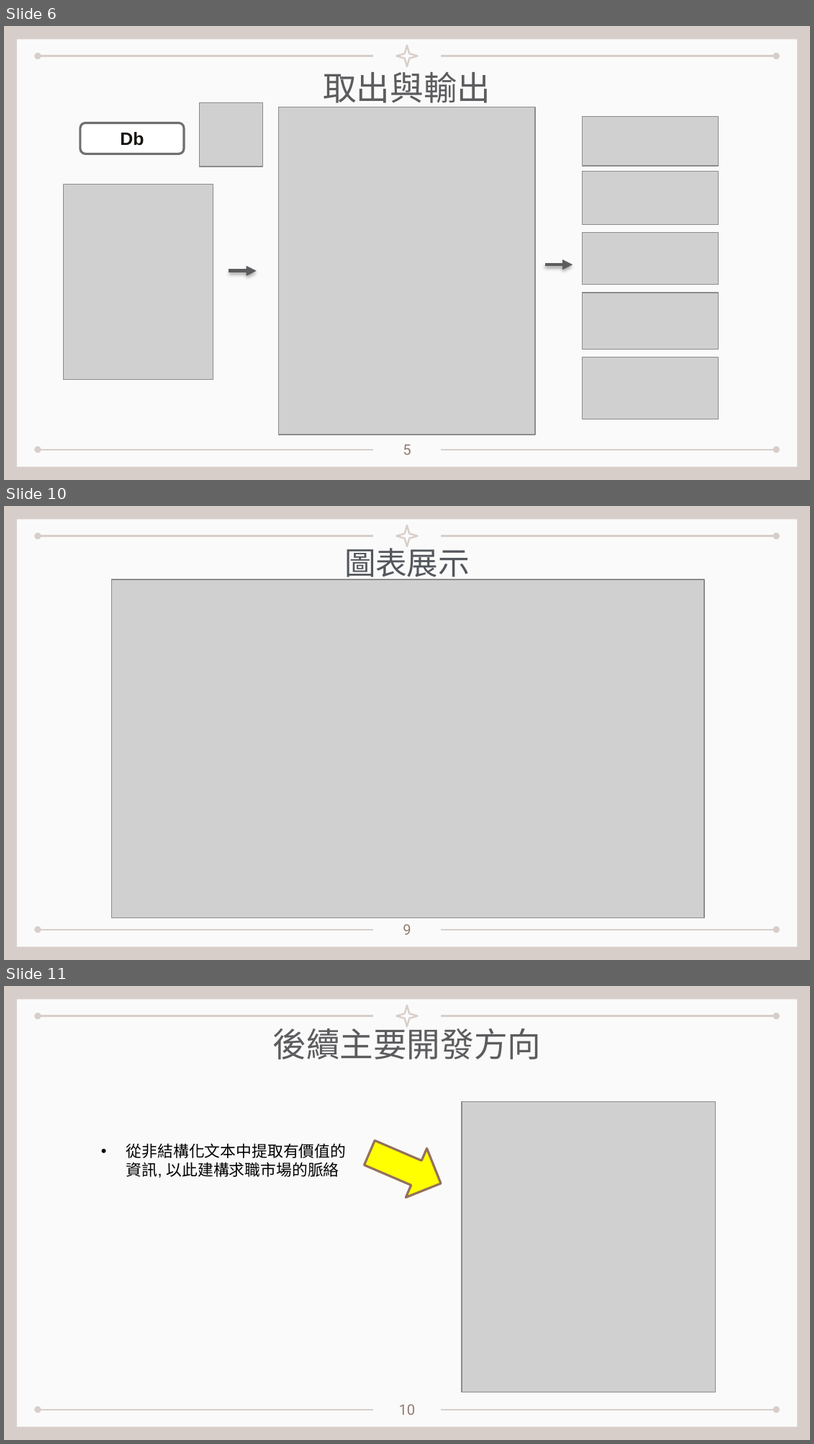
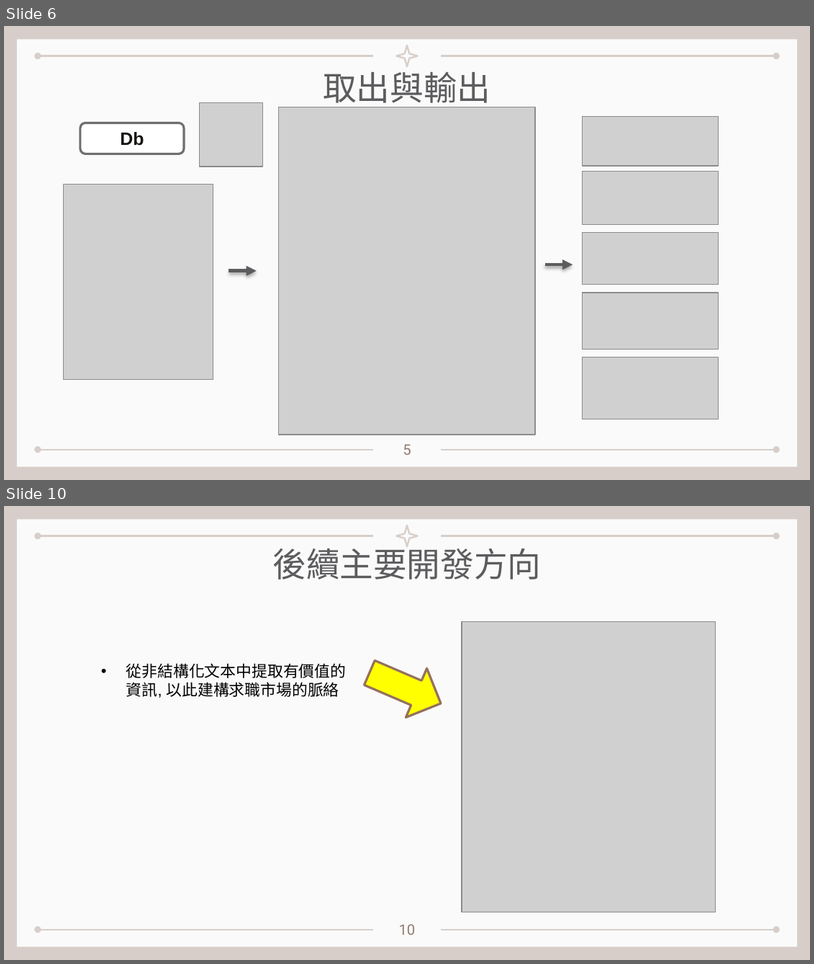
Before and after one commit to kionce57/Taiwan_Job_Market_Analysis, a slide deck: 程式介紹與展示.pptx. Shown one above the other, each under a label of ours: slides 6, 10 and 11 before the commit, slides 6 and 10 after it; the slides between them are not shown. The pictures are 814x1444 and 814x964 pixels, drawn with LibreOffice and Linux fonts; fonts in the diff are those of the drawing; grey boxes stand for pictures. Boxes give left, top, right and bottom in pixels: in the first picture for what was removed or moved away, otherwise in the second. Text is boxed around its words. In the diff, an @@ line names an element or a change of style, - is before the commit and + after.

```diff
--- a/程式介紹與展示.pptx
+++ b/程式介紹與展示.pptx
@@ slide 10 removed at [4, 506, 810, 960], background #D8CEC9; not listed: 6 template elements that a slide beside it also shows @@
@@ text removed at [345, 543, 470, 582] @@
-圖表展示
@@ picture removed at [112, 579, 705, 917] @@
@@ text removed at [403, 924, 411, 934] @@
-9
@@ what was slide 11 is now slide 10 @@
```
Also in this commit, not shown: 4 slides changed, 20 other files.
